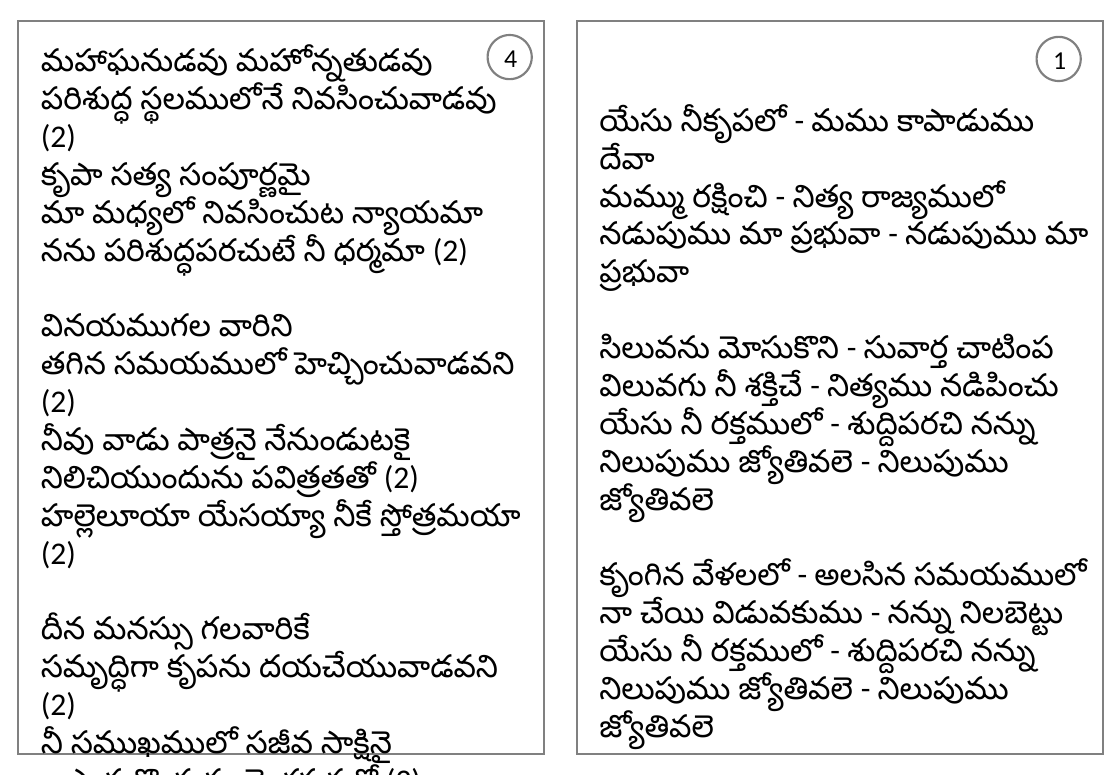
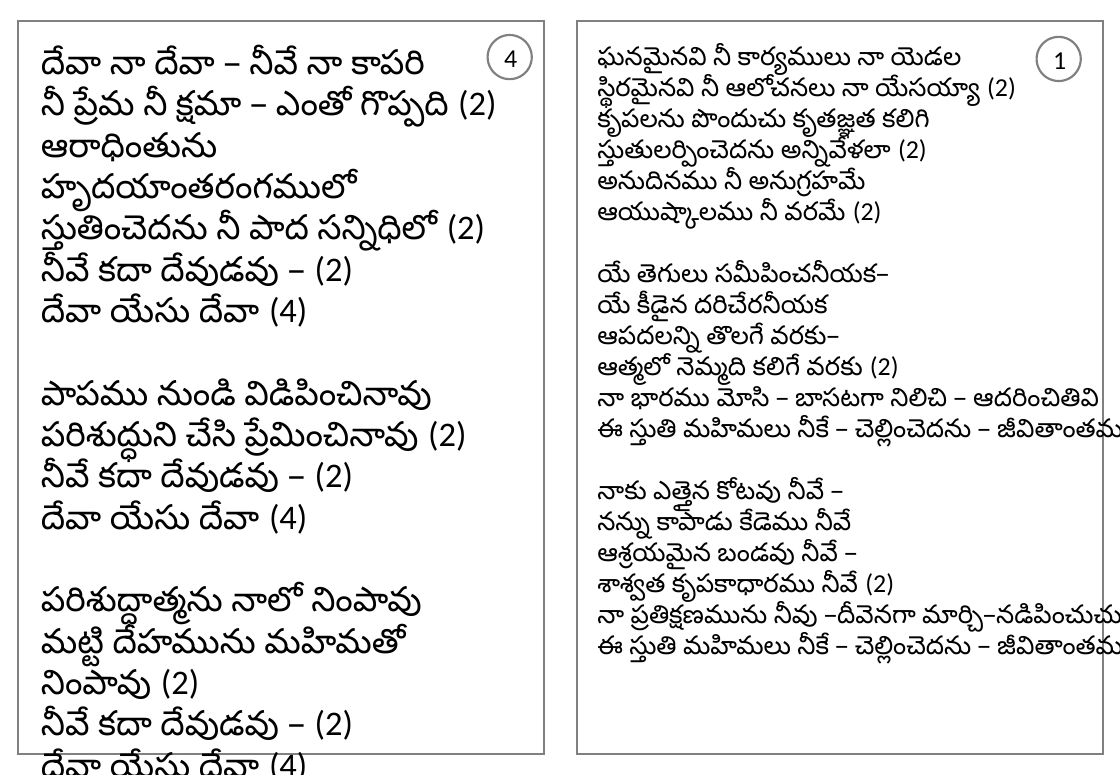
Before and after one commit to venu-webdev/songsDb, a slide deck: slide 1 of songsTemplate.pptx. Drawn at 1120x775 pixels with LibreOffice and Linux fonts; fonts in the diff are those of the drawing. Boxes give left, top, right and bottom in pixels: in the first picture for what was removed or moved away, otherwise in the second. Text is boxed around its words. In the diff, an @@ line names an element or a change of style, - is before the commit and + after.

```diff
--- a/songsTemplate.pptx
+++ b/songsTemplate.pptx
@@ text at (41,49,496,752): text changed; size 22 to 24 pt @@
-మహాఘనుడవు మహోన్నతుడవు
-పరిశుద్ధ స్థలములోనే నివసించువాడవు (2)
-కృపా సత్య సంపూర్ణమై
-మా మధ్యలో నివసించుట న్యాయమా
-నను పరిశుద్ధపరచుటే నీ ధర్మమా (2)
-వినయముగల వారిని
-తగిన సమయములో హెచ్చించువాడవని (2)
-నీవు వాడు పాత్రనై నేనుండుటకై
-నిలిచియుందును పవిత్రతతో (2)
-హల్లెలూయా యేసయ్యా నీకే స్తోత్రమయా (2)
-దీన మనస్సు గలవారికే
-సమృద్ధిగా కృపను దయచేయువాడవని (2)
-నీ సముఖములో సజీవ సాక్షినై
-కాపాడుకొందును మెళకువతో (2)
-హల్లెలూయా యేసయ్యా నీకే స్తోత్రమయా (2)
+దేవా నా దేవా – నీవే నా కాపరి
+నీ ప్రేమ నీ క్షమా – ఎంతో గొప్పది (2)
+ఆరాధింతును హృదయాంతరంగములో
+స్తుతించెదను నీ పాద సన్నిధిలో (2)
+నీవే కదా దేవుడవు – (2)
+దేవా యేసు దేవా (4)
+పాపము నుండి విడిపించినావు
+పరిశుద్ధుని చేసి ప్రేమించినావు (2)
+నీవే కదా దేవుడవు – (2)
+దేవా యేసు దేవా (4)
+పరిశుద్ధాత్మను నాలో నింపావు
+మట్టి దేహమును మహిమతో నింపావు (2)
+నీవే కదా దేవుడవు – (2)
+దేవా యేసు దేవా (4)
@@ text at (597,46,1120,666): text changed; size 22 to 18 pt @@
-యేసు నీకృపలో - మము కాపాడుము దేవా
-మమ్ము రక్షించి - నిత్య రాజ్యములో
-నడుపుము మా ప్రభువా - నడుపుము మా ప్రభువా
-సిలువను మోసుకొని - సువార్త చాటింప
-విలువగు నీ శక్తిచే - నిత్యము నడిపించు
-యేసు నీ రక్తములో - శుద్దిపరచి నన్ను
-నిలుపుము జ్యోతివలె - నిలుపుము జ్యోతివలె
-కృంగిన వేళలలో - అలసిన సమయములో
-నా చేయి విడువకుము - నన్ను నిలబెట్టు
-యేసు నీ రక్తములో - శుద్దిపరచి నన్ను
-నిలుపుము జ్యోతివలె - నిలుపుము జ్యోతివలె
+ఘనమైనవి నీ కార్యములు నా యెడల
+స్థిరమైనవి నీ ఆలోచనలు నా యేసయ్యా (2)
+కృపలను పొందుచు కృతజ్ఞత కలిగి
+స్తుతులర్పించెదను అన్నివేళలా (2)
+అనుదినము నీ అనుగ్రహమే
+ఆయుష్కాలము నీ వరమే (2)
+యే తెగులు సమీపించనీయక–
+యే కీడైన దరిచేరనీయక
+ఆపదలన్ని తొలగే వరకు–
+ఆత్మలో నెమ్మది కలిగే వరకు (2)
+నా భారము మోసి – బాసటగా నిలిచి – ఆదరించితివి
+ఈ స్తుతి మహిమలు నీకే – చెల్లించెదను – జీవితాంతము
+నాకు ఎత్తైన కోటవు నీవే –
+నన్ను కాపాడు కేడెము నీవే
+ఆశ్రయమైన బండవు నీవే –
+శాశ్వత కృపకాధారము నీవే (2)
+నా ప్రతిక్షణమును నీవు –దీవెనగా మార్చి–నడిపించుచున్నావు
+ఈ స్తుతి మహిమలు నీకే – చెల్లించెదను – జీవితాంతము
```
Also in this commit, not shown: 1 other slide changed, 4 other files.
